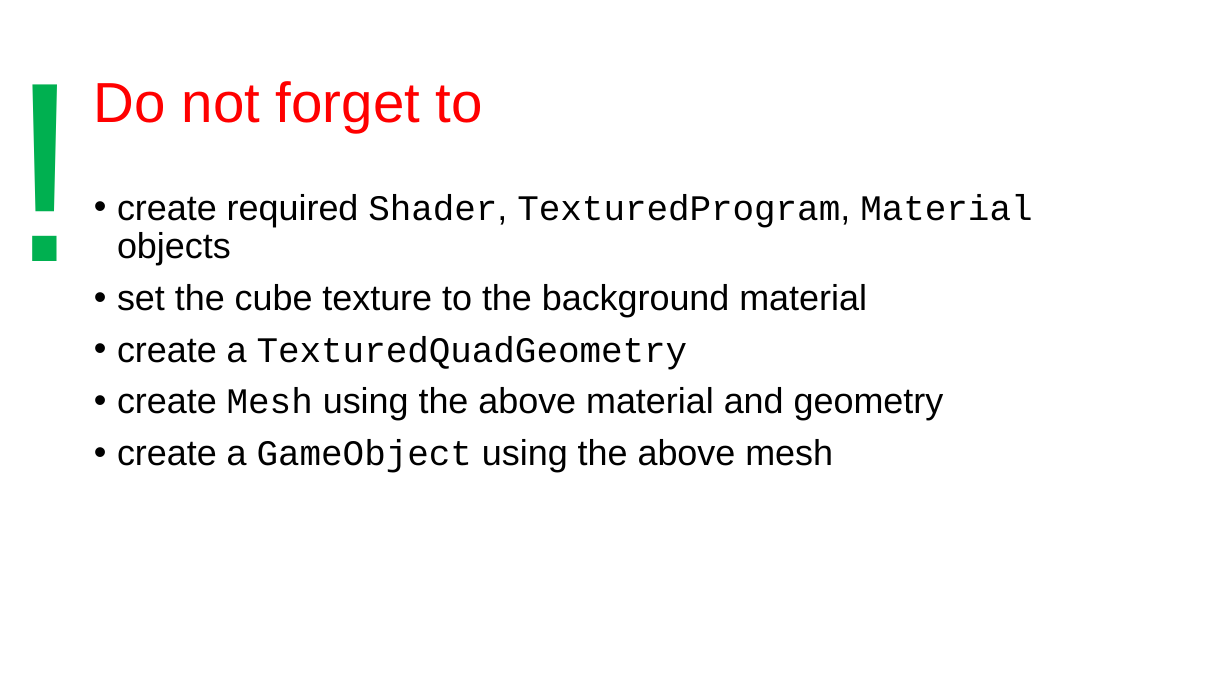
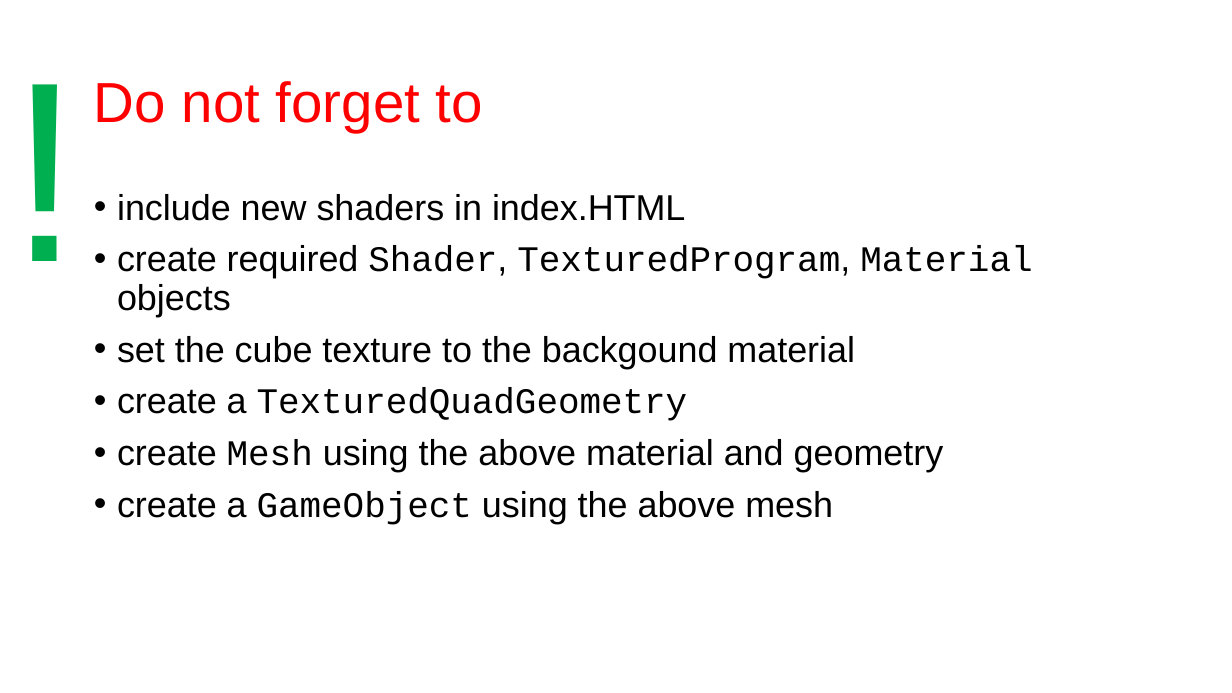
Before and after one commit to szecsi/kogfactory, a slide deck: slide 8 of projects/kog.040.030-background/aitcg330 - Environment Background.pptx. Drawn at 1232x693 pixels with LibreOffice and Linux fonts; fonts in the diff are those of the drawing. Boxes give left, top, right and bottom in pixels: in the first picture for what was removed or moved away, otherwise in the second. Text is boxed around its words. In the diff, an @@ line names an element or a change of style, - is before the commit and + after.

```diff
--- a/projects/kog.040.030-background/aitcg330 - Environment Background.pptx
+++ b/projects/kog.040.030-background/aitcg330 - Environment Background.pptx
@@ text at (x1=117, y1=194, x2=685, y2=221): paragraph added @@
+• include new shaders in index.HTML
@@ text at (x1=117, y1=336, x2=855, y2=369): text changed @@
-• set the cube texture to the background material
+• set the cube texture to the backgound material
```
Also in this commit, not shown: 2 other slides changed, 1 slide added, 1 slide removed, 5 other files.
